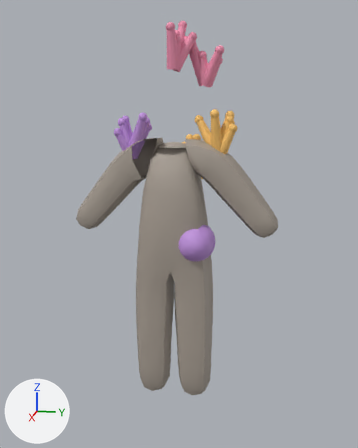
One commit to the glTF model assets/shared/costumes/costume_coral.glb: the scene before it, then after it.
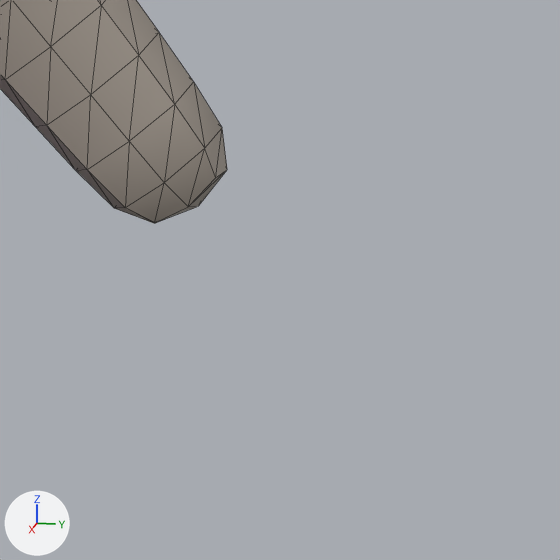
The first picture shows the older version from a camera (50 mm lens) standing at (2.428, 0.511, 1.682) and looking at (-0.016, 0.022, 1.071). The close-ups show the older and then the newer version on the part from 65% to 96% of the width and 43% to 68% of the height of that picture. Only the edits that show in the close-ups are written down. Every picture has the same lights, and +X, +Y and +Z are marked at lower left. The close-ups show mesh edges as thin lines.

The first close-up shows 'suit'.
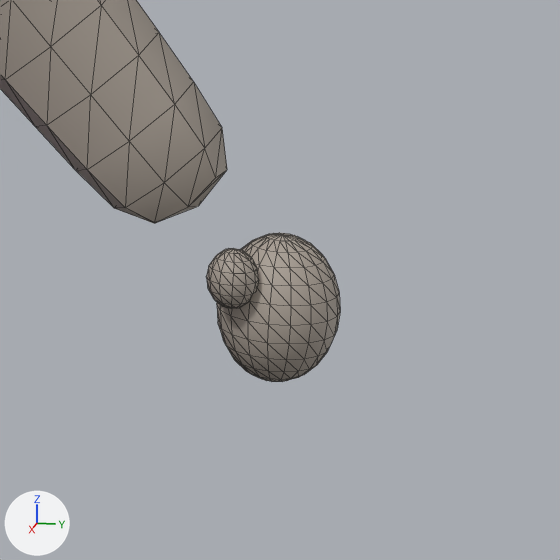
What differs and where, as boxes (x1, y1, x2, y2) in the close-ups (560 x 560 px):
'mittL', added: after (217, 233, 340, 382)
'thumbmL', added: after (207, 248, 259, 309)

Edits to the bpy script that builds the scene:
```text
Add me_thumbml:
    me_thumbml.from_pydata(...)  # a UV sphere (12 segments, 8 rings, poles along z) spanning x 0.033..0.083, y 0.5105..0.5605, z 0.9584..1.0184
    me_thumbml.materials.append(mat_rock)
Add me_mittl:
    me_mittl.from_pydata(...)  # a UV sphere (18 segments, 12 rings, poles along z) spanning x -0.047..0.071, y 0.522..0.642, z 0.873..1.023
    me_mittl.materials.append(mat_rock)
Add ob_thumbml:
    ob_thumbml = bpy.data.objects.new('thumbmL', me_thumbml)
    ob_thumbml.location = (0.0, 0.0, 0.0)
Add ob_mittl:
    ob_mittl = bpy.data.objects.new('mittL', me_mittl)
    ob_mittl.location = (0.0, 0.0, 0.0)
```
